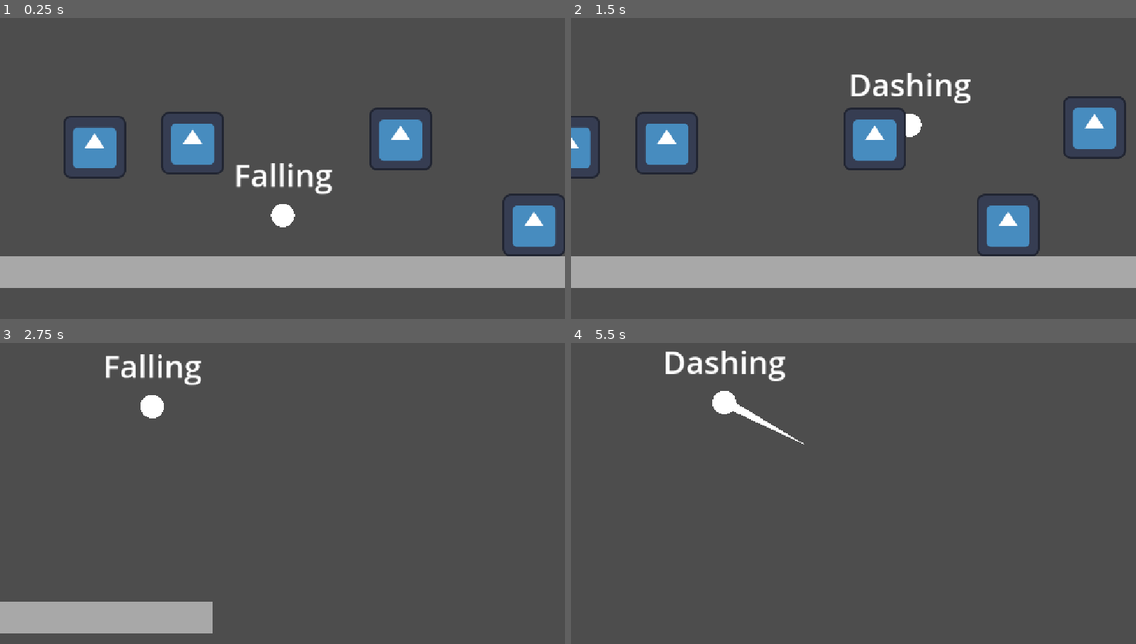
Above: before the commit, frames 1-4 (two rows, left to right).
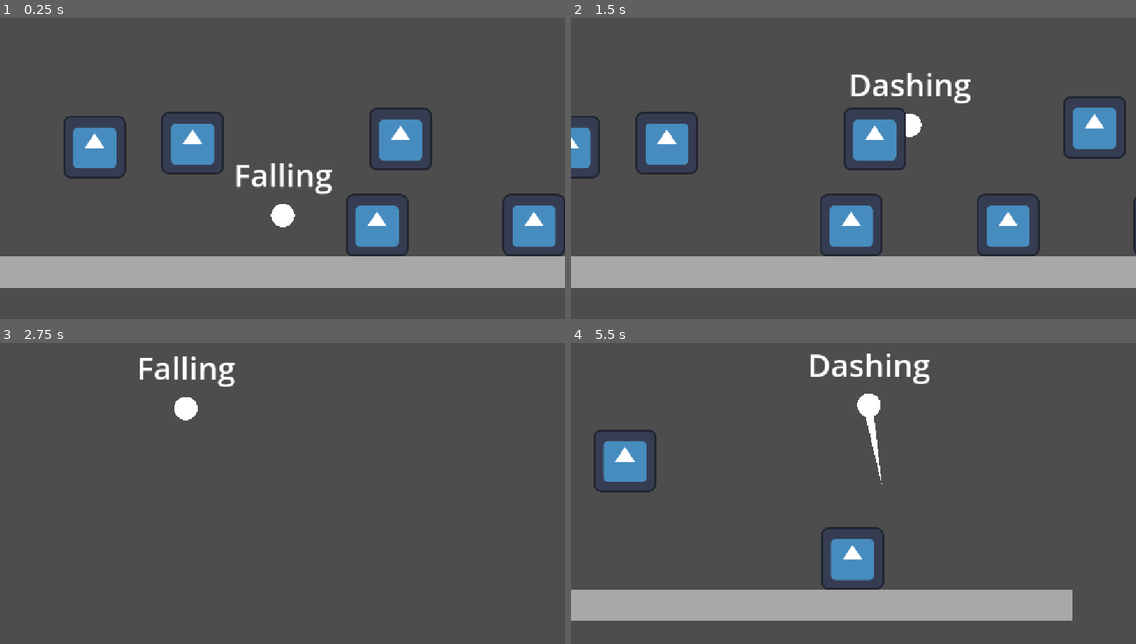
Above: after the commit, the same moments.

Repository: cookie1170/juice-test
Game: Godot game, scene res://levels/main.tscn
Same seed, same stepped clock (60 frames per second), same inputs: the game is played once before the commit and once after it. The engine's default icon, where the game draws it, is replaced by a stand-in: a white triangle on a blue panel in a dark square.
Inputs (mouse positions are in pixels of both pictures, inside the frame that each line leads up to):
- Up to frame 1 (0.25 s): no input
- Up to frame 2 (1.5 s): tap Enter (ui_accept) at 0.5, 0.77 s; move the mouse to (977, 144) at 0.52 s; press the mouse at (977, 144) at 0.53 s; hold D (right) 0.53-1.25 s; release the mouse at (977, 144) at 1.25 s; drag from (740, 177) to (1102, 225) at 1.27 s
- Up to frame 3 (2.75 s): move the mouse to (339, 415) at 2.02 s; hold D (right) from 2.03 s (still down); hold Space (bounce) from 2.03 s (still down); click (339, 415) at 2.3 s
- Up to frame 4 (5.5 s): release D (right) at 2.75 s; release Space (bounce) at 2.75 s; drag from (825, 547) to (723, 406) at 2.77 s; move the mouse to (1023, 532) at 3.52 s; hold A (left) 3.53-4.25 s; hold F 3.53-4.25 s; tap Enter (ui_accept) at 3.77 s; click (1023, 532) at 3.8 s; drag from (684, 436) to (768, 406) at 4.27 s; move the mouse to (881, 484) at 5.02 s; press the mouse at (881, 484) at 5.03 s; hold Down (ui_down) from 5.03 s (still down); tap O at 5.1 s

The runs differ from the first frame. In frame 1, 1.4% of the frame differs, in the area x 61-73%, y 58-80%; in frame 2, 1.4%; in frame 3, 5.5%; in frame 4, 14%, in the area x 0-89%, y 2-93%.

Commit message:
player can now get hit (doesn't die tho because that's lame)

Diff:
--- a/enemies/basic_enemy/basic_enemy.gd
+++ b/enemies/basic_enemy/basic_enemy.gd
@@ -3,6 +3,8 @@
 
 #region nodes
 
+@export_group("Variables")
+@export_range(0.0, 4096.0, 1.0, "or_greater", "suffix:px") var notice_range: float = 2048.0
 @export_group("Nodes")
 @export var update_timer: Timer
 
--- a/enemies/basic_enemy/basic_enemy.tscn
+++ b/enemies/basic_enemy/basic_enemy.tscn
@@ -1,14 +1,18 @@
-[gd_scene load_steps=6 format=3 uid="uid://517hm5oeryf5"]
+[gd_scene load_steps=8 format=3 uid="uid://517hm5oeryf5"]
 
 [ext_resource type="Script" uid="uid://cbfqmuc1jq41h" path="res://enemies/basic_enemy/basic_enemy.gd" id="1_lbl0g"]
 [ext_resource type="Texture2D" uid="uid://36d1vc5qw3wa" path="res://icon.svg" id="2_yx0l5"]
 [ext_resource type="Script" uid="uid://pt8x4gqtpuhh" path="res://common/hurtbox.gd" id="3_eopwh"]
+[ext_resource type="Script" uid="uid://d0dcgwjybsqd6" path="res://common/hitbox.gd" id="4_xuk7h"]
 
 [sub_resource type="CircleShape2D" id="CircleShape2D_yx0l5"]
 radius = 64.0
 
 [sub_resource type="CircleShape2D" id="CircleShape2D_eopwh"]
 radius = 88.3629
+
+[sub_resource type="CircleShape2D" id="CircleShape2D_m6spd"]
+radius = 48.0
 
 [node name="BasicEnemy" type="CharacterBody2D" node_paths=PackedStringArray("update_timer")]
 collision_layer = 0
@@ -36,4 +40,13 @@
 shape = SubResource("CircleShape2D_eopwh")
 debug_color = Color(0.7, 0.49, 0, 0.419608)
 
+[node name="Hitbox" type="Area2D" parent="."]
+position = Vector2(0, -64)
+script = ExtResource("4_xuk7h")
+metadata/_custom_type_script = "uid://d0dcgwjybsqd6"
+
+[node name="CollisionShape2D" type="CollisionShape2D" parent="Hitbox"]
+shape = SubResource("CircleShape2D_m6spd")
+debug_color = Color(0.7, 0, 0, 0.419608)
+
 [connection signal="timeout" from="UpdateTimer" to="." method="_on_update"]
--- a/levels/main.tscn
+++ b/levels/main.tscn
@@ -61,6 +61,15 @@
 [node name="BasicEnemy" parent="." instance=ExtResource("5_ifaiv")]
 position = Vector2(512, 0)
 
+[node name="BasicEnemy2" parent="." instance=ExtResource("5_ifaiv")]
+position = Vector2(832, 0)
+
+[node name="BasicEnemy3" parent="." instance=ExtResource("5_ifaiv")]
+position = Vector2(1152, 0)
+
+[node name="BasicEnemy4" parent="." instance=ExtResource("5_ifaiv")]
+position = Vector2(192, 0)
+
 [node name="Icon" type="Sprite2D" parent="."]
 position = Vector2(688, -264)
 texture = ExtResource("6_5k4jt")
--- a/player/dashing.gd
+++ b/player/dashing.gd
@@ -66,5 +66,5 @@
 	var max_dist: float = dash_indicator.max_dist
 	var clamp_dist: float = clampf(owner.mesh.global_position. \
 	distance_to(get_global_mouse_position()), 0, max_dist)
-	var remapped_dist: float = remap(clamp_dist, 0.0, max_dist, 0.0, 1.0)
+	var remapped_dist: float = remap(clamp_dist, 0.0, max_dist, 0.5, 1.0)
 	return remapped_dist
--- a/player/player.tscn
+++ b/player/player.tscn
@@ -126,7 +126,7 @@
 offset_right = 524.5
 offset_bottom = -64.0
 theme_override_font_sizes/font_size = 64
-text = "{0}"
+text = "State"
 horizontal_alignment = 1
 script = ExtResource("7_boad6")
 state_machine = NodePath("../StateMachine")
--- a/player/player_common.gd
+++ b/player/player_common.gd
@@ -60,6 +60,7 @@
 var cam_offset_tween: Tween
 var final_offset: Vector2
 var is_cam_tweening: bool
+var move_direction: float
 
 #endregion
 
@@ -90,8 +91,9 @@
 
 func handle_movement(delta_time: float) -> void:
 	if state_machine.current_state == dashing_state:
+		move_direction = signf(velocity.x)
 		return
-	var move_direction: float = Input.get_axis("left", "right")
+	move_direction = Input.get_axis("left", "right")
 	if move_direction:
 		velocity.x = move_toward(
 				velocity.x, top_speed * move_direction,
@@ -112,8 +114,12 @@
 	if cam_offset_tween:
 		cam_offset_tween.kill()
 	cam_offset_tween = get_tree().create_tween()
-	if offset_timer.is_stopped() and not velocity.x == 0.0:
-		offset_timer.start()
+	if (not velocity.x == 0.0 and not
+	final_offset.x == move_direction * offset_amount.x):
+		if offset_timer.is_stopped():
+			offset_timer.start()
+	else:
+		offset_timer.stop()
 	if velocity.x == 0.0:
 		offset_timer.stop()
 		final_offset.x = 0.0
@@ -126,12 +132,20 @@
 
 
 func handle_dash_attack() -> void:
+	if state_machine.current_state == grounded_state:
+		dash_attack_timer.stop()
 	dash_hitbox.monitorable = not dash_attack_timer.is_stopped()
 	dash_hitbox.monitoring = not dash_attack_timer.is_stopped()
 
 
-func get_hit(_hitbox: Hitbox) -> void:
-	pass
+func get_hit(hitbox: Hitbox) -> void:
+	velocity = -global_position.direction_to(hitbox.global_position) * 1024
+	if is_on_floor():
+		state_machine.change_state(bouncing_state)
+	var time_tween: Tween = get_tree().create_tween().set_ignore_time_scale()
+	time_tween.tween_property(Engine, "time_scale", 0.1, 0.1)
+	time_tween.tween_property(Engine, "time_scale", 1.0, 0.75)
+	print_debug("player hit")
 
 
 func on_hit(_hurtbox: Hurtbox) -> void:
@@ -142,4 +156,4 @@
 
 
 func _on_offset_timeout() -> void:
-	final_offset.x = signf(velocity.x) * offset_amount.x
+	final_offset.x = move_direction * offset_amount.x
--- a/player/state_display.gd
+++ b/player/state_display.gd
@@ -1,7 +1,6 @@
 extends Label
 
 @export var state_machine: StateMachine
-@onready var original_text: String = text
 
 func _physics_process(_delta: float) -> void:
-	text = original_text.format([state_machine.current_state.name])
+	text = state_machine.current_state.name
